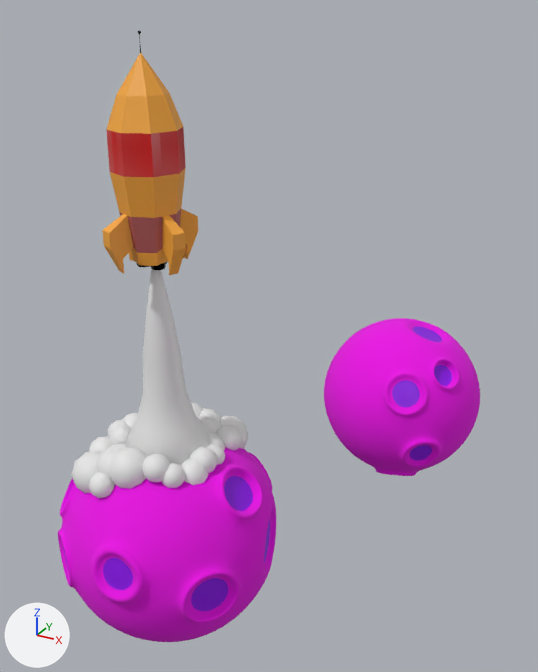
What one commit did to the FBX model UfremkommeligHeden/Assets/Models/Daniel/PlanetogRaket3.fbx.
The view is the same before and after, from a camera (50 mm lens) standing at (3.5, -4.5, 4.41) and looking at (0.91, 0.21, 2.05). Arrows for +X, +Y and +Z are at lower left; the lights stay in place. Where no turn or scale is listed for an object, it has been applied to the vertices. Vertices at the same position are counted once.

Before the edit, the objects in view are built like this:
```python
ob_icosphere_001 = bpy.data.objects.new('Icosphere.001', me_icosphere_004)
ob_icosphere_001.location = (0.078, 0.499, 0.869)
ob_lilleplanet = bpy.data.objects.new('LillePlanet', me_mesh_001)
ob_lilleplanet.location = (2.21, -0.429, 2.168)
ob_nyrakert = bpy.data.objects.new('NyRakert', me_cylinder_001)
ob_nyrakert.location = (0.026, -0.006, 3.456)
ob_storplanet = bpy.data.objects.new('StorPlanet', me_mesh)
ob_storplanet.location = (0.0, 0.0, 0.0)
# also in view: 'Cylinder.004' at (0.0, 0.01, 1.73)
```
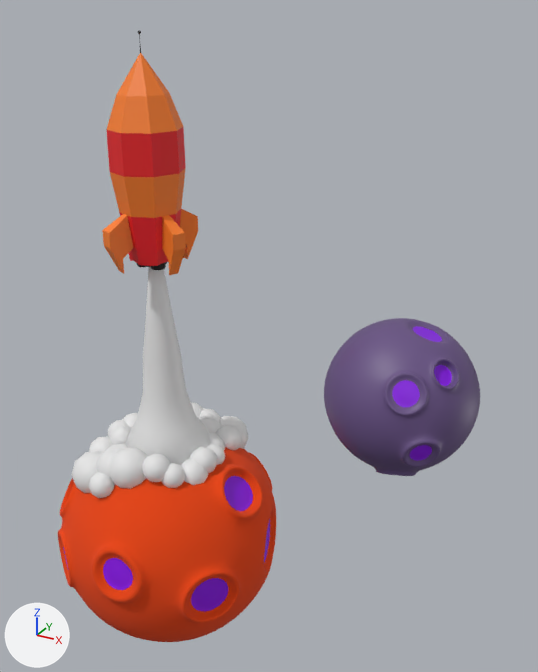
Commit message: redigeret lidt i matmatik spillet og Daniels raket

Pixel boxes (x1, y1, x2, y2) of what changed, in the pictures (538 x 672 px):
'StorPlanet', recoloured (pink to orange): (58, 447, 276, 642) in both
'LillePlanet', recoloured (pink to purple): (324, 318, 480, 476) in both
'NyRakert', surface changed: (102, 31, 198, 275) in both
part 2 of me_cylinder_001, surface changed: (102, 53, 198, 275) in both
part 3 of me_cylinder_001, recoloured: (137, 31, 167, 270) in both

Patch to the scene script:
```diff
--- a/UfremkommeligHeden/Assets/Models/Daniel/PlanetogRaket3.fbx.py
+++ b/UfremkommeligHeden/Assets/Models/Daniel/PlanetogRaket3.fbx.py
@@ img_8x8spacerocketdanielv2_jpg @@
+img_8x8spacerocketdanielv2_jpg = load_image('8X8SpaceRocketDanielv2.jpg', '8X8SpaceRocketDanielv2.jpg', 59, 59, 'sRGB')
@@ mat_material_006 @@
 mat_material_006 = principled_material('Material.006')
-mat_material_006.base_color = (0.809, 0.0, 0.762)  # pink #e800e2
+mat_material_006.base_color = (0.811, 0.0563, 0.0)  # orange #e94300
 mat_material_006.roughness = 1.0
@@ mat_material_005 @@
 mat_material_005 = principled_material('Material.005')
-mat_material_005.texture = img_8x8spacerocketdaniel_png  # with its transparency
+mat_material_005.texture = img_8x8spacerocketdanielv2_jpg
@@ mat_material_009 @@
+mat_material_009 = principled_material('Material.009')
+mat_material_009.base_color = (0.134, 0.08, 0.225)  # purple #665082
@@ me_mesh_001 @@
 me_mesh_001.from_pydata(...)  # 24770 vertices, 24768 faces; spans x -0.484..0.484, y -0.485..0.499, z -0.493..0.482
 # used by ob_lilleplanet; location = (2.21, -0.429, 2.168)
+# me_mesh_001 part 1: all 21936 faces that had it switch from mat_material_006 (pink #e800e2) to mat_material_009 (purple #665082)
 me_mesh_001.materials.append(mat_material_007)
@@ me_cylinder_001 @@
 # used by ob_nyrakert; location = (0.026, -0.006, 3.456)
-me_cylinder_001.from_pydata(...)  # 451 vertices, 433 faces; spans x -0.41..0.35, y -0.39..0.37, z -0.91..0.81
+me_cylinder_001.from_pydata(...)  # 451 vertices, 431 faces; spans x -0.41..0.35, y -0.39..0.37, z -0.91..0.81
+# me_cylinder_001 part 2: 335 kept faces spanning x -0.41..0.35, y -0.39..0.37, z -0.91..0.81 get new texture (UV) coordinates
+# me_cylinder_001 part 3: 262 faces spanning x -0.16..0.09, y -0.1..0.13, z -0.91..0.81 switch from mat_raket_sort (black #000000) to mat_material_005 (picture img_8x8spacerocketdanielv2_jpg)
```
